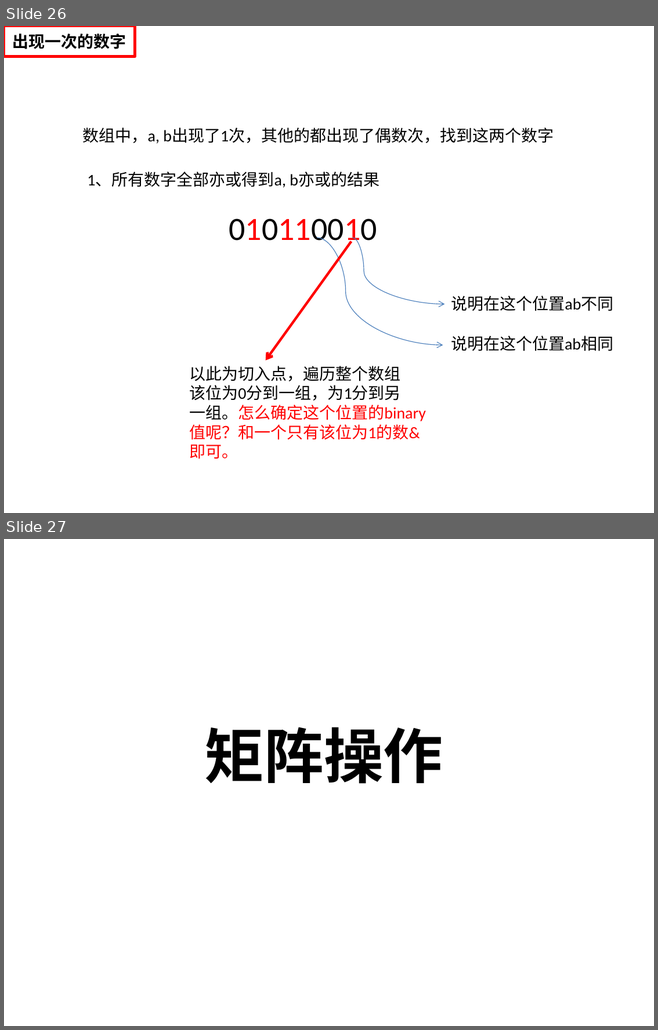
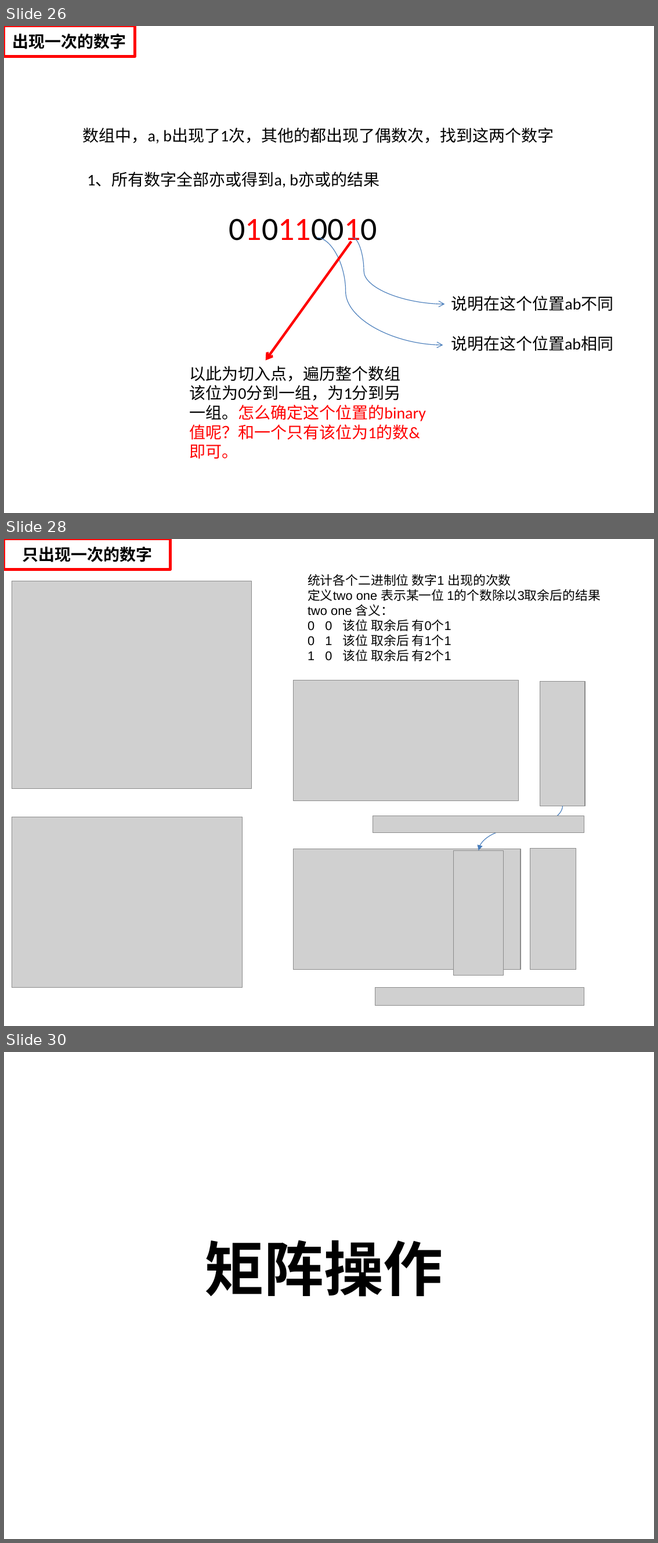
Before and after one commit to helloworld729/28_Algorithm, a slide deck: 第2遍/数据结构与算法.pptx. Shown one above the other, each under a label of ours: slides 26 and 27 before the commit, slides 26, 28 and 30 after it; the slides between them are not shown. The pictures are 658x1030 and 658x1543 pixels, drawn with LibreOffice and Linux fonts; fonts in the diff are those of the drawing; grey boxes stand for pictures. Boxes give left, top, right and bottom in pixels: in the first picture for what was removed or moved away, otherwise in the second. Text is boxed around its words. In the diff, an @@ line names an element or a change of style, - is before the commit and + after.

```diff
--- a/第2遍/数据结构与算法.pptx
+++ b/第2遍/数据结构与算法.pptx
@@ slide 28 added at <box>4,539,654,1026</box>, background #FFFFFF @@
@@ rectangle added at <box>4,539,170,570</box>, fill #FFFFFF, outline #FF0000 3 pt, 18 pt, text #000000, bold @@
+只出现一次的数字
@@ picture added at <box>12,581,252,789</box> @@
@@ text added at <box>307,574,600,661</box>, 14 pt, text #000000 @@
+统计各个二进制位 数字1 出现的次数
+定义two one 表示某一位 1的个数除以3取余后的结果
+two one 含义：
+0 0 该位 取余后 有0个1
+0 1 该位 取余后 有1个1
+1 0 该位 取余后 有2个1
@@ picture added at <box>293,681,518,801</box> @@
@@ picture added at <box>540,681,585,806</box> @@
@@ picture added at <box>12,817,242,987</box> @@
@@ picture added at <box>372,816,583,832</box> @@
@@ curved arrow added from (562, 806) to (478, 851), #4B7EBC 0.75 pt @@
@@ picture added at <box>293,849,520,969</box> @@
@@ picture added at <box>453,851,503,976</box> @@
@@ picture added at <box>529,848,576,970</box> @@
@@ picture added at <box>375,988,583,1006</box> @@
@@ what was slide 27 is now slide 30 @@
```
Also in this commit, not shown: 3 slides changed, 5 other slides added, 27 other files.
